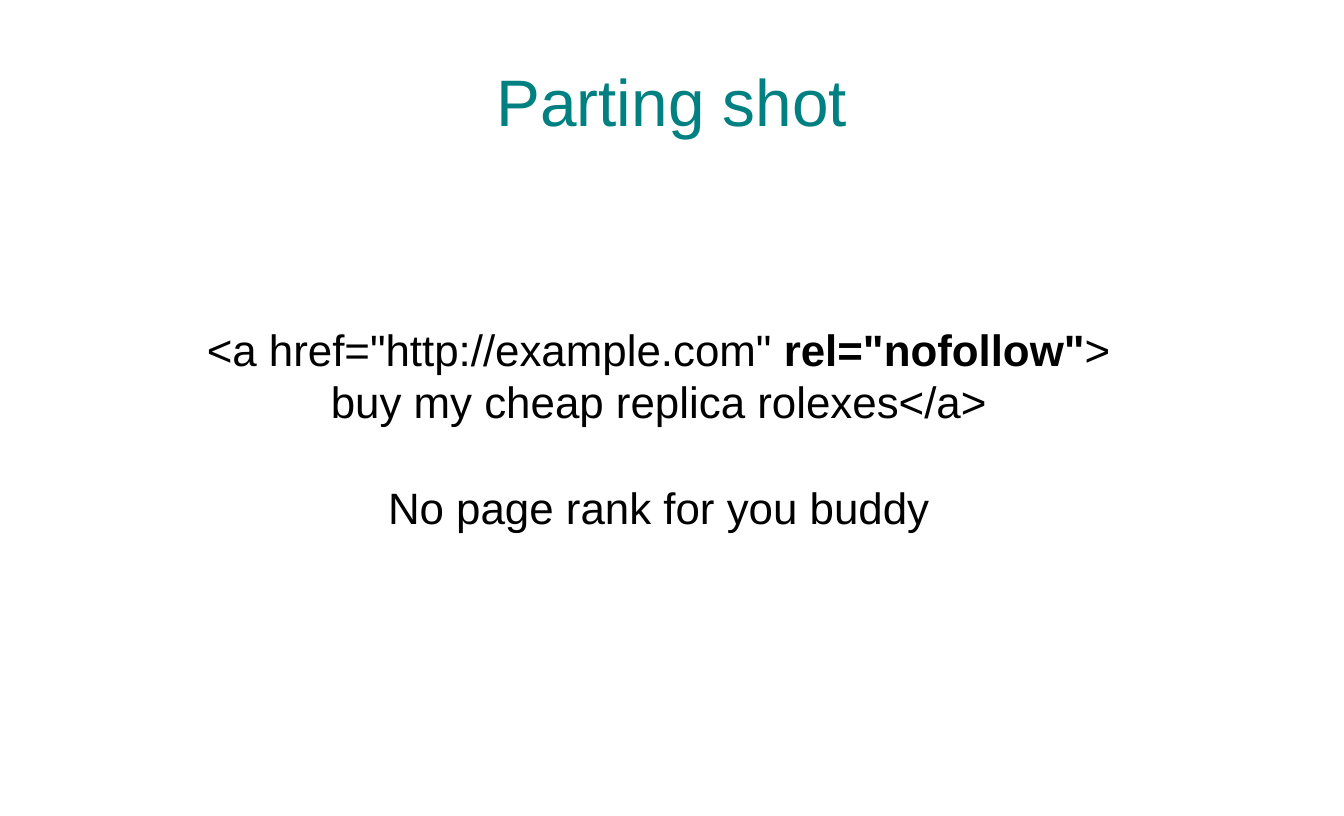
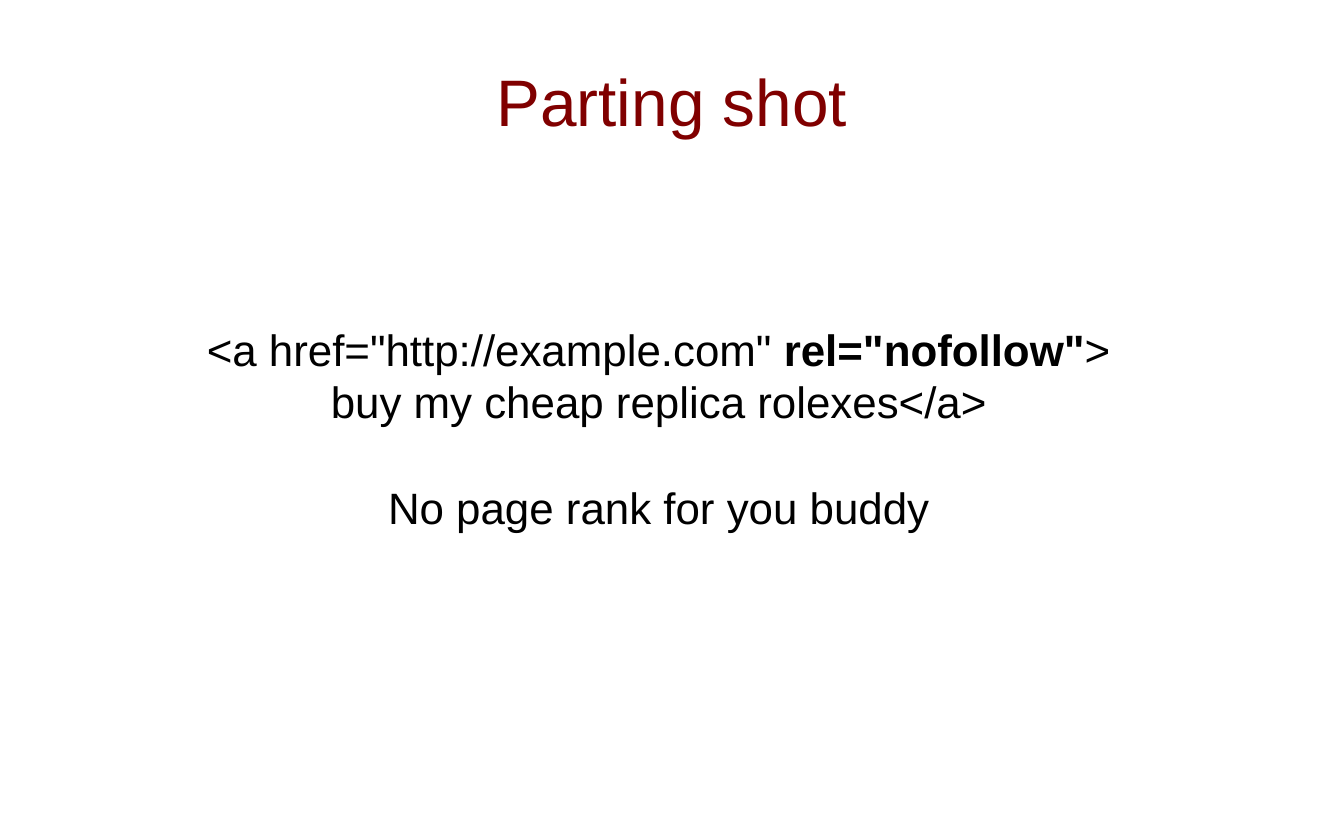
Before and after one commit to slinkp/pygotham_hamage_demo, a slide deck: slide 37 of slides.odp (slide 32 before the commit). Drawn at 1344x816 pixels with LibreOffice and Linux fonts; fonts in the diff are those of the drawing. Boxes give left, top, right and bottom in pixels: in the first picture for what was removed or moved away, otherwise in the second. Text is boxed around its words. In the diff, an @@ line names an element or a change of style, - is before the commit and + after.

```diff
--- a/slides.odp
+++ b/slides.odp
@@ title "Parting shot" at (497, 78, 847, 138): text colour #008080 to #800000 @@
```
Also in this commit, not shown: 29 other slides changed, 6 slides added, 1 slide removed.
